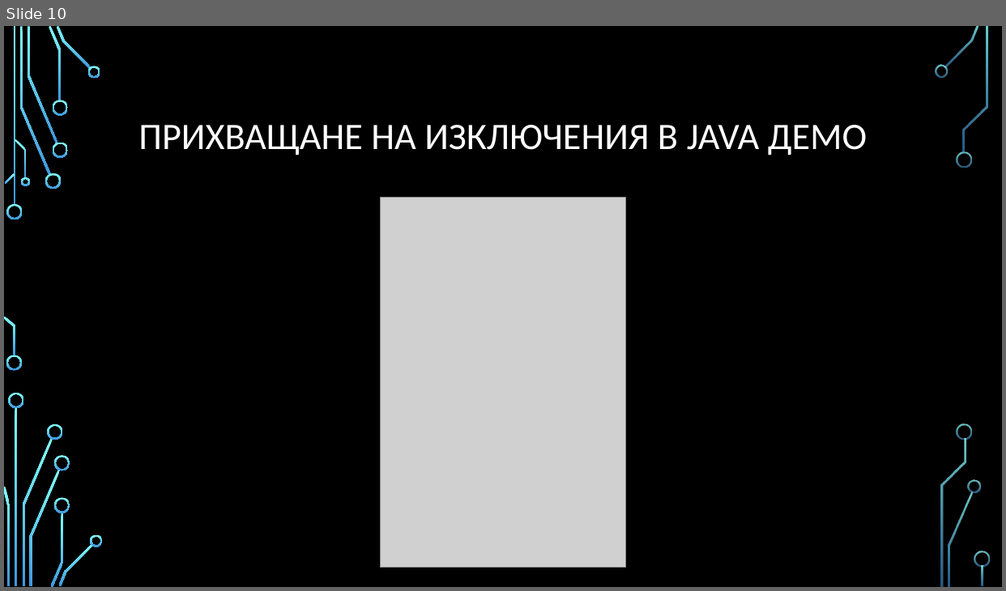
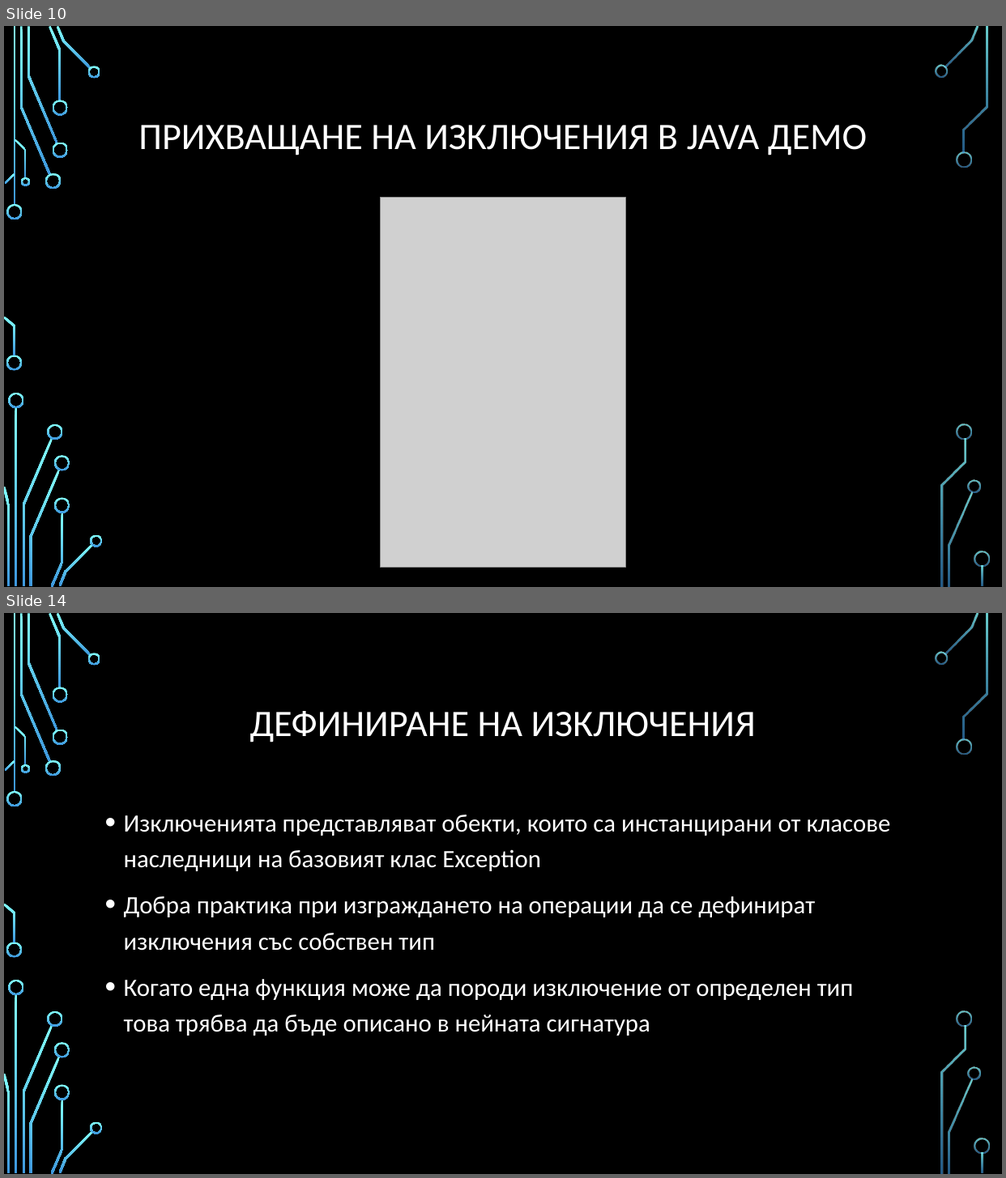
Before and after one commit to Bilyukov/java-course, a slide deck: 08.advanced-oop.pptx. Shown one above the other, each under a label of ours: slide 10 before the commit, slides 10 and 14 after it; the slides between them are not shown. The pictures are 1006x591 and 1006x1178 pixels, drawn with LibreOffice and Linux fonts; fonts in the diff are those of the drawing; grey boxes stand for pictures; background and template pictures are left out. Boxes give left, top, right and bottom in pixels: in the first picture for what was removed or moved away, otherwise in the second. Text is boxed around its words. In the diff, an @@ line names an element or a change of style, - is before the commit and + after.

```diff
--- a/08.advanced-oop.pptx
+++ b/08.advanced-oop.pptx
@@ slide 14 added at [4,613,1002,1174], background picture (left out); not listed: 36 template elements that a slide beside it also shows @@
@@ title added at [250,711,756,743], 36 pt, text #FFFFFF @@
+ДЕФИНИРАНЕ НА ИЗКЛЮЧЕНИЯ
@@ text added at [124,815,891,1036], 24 pt, text #FFFFFF @@
+• Изключенията представляват обекти, които са инстанцирани от класове наследници на базовият клас Exception
+• Добра практика при изграждането на операции да се дефинират изключения със собствен тип
+• Когато една функция може да породи изключение от определен тип това трябва да бъде описано в нейната сигнатура
```
Also in this commit, not shown: 8 other slides added, 6 other files.
